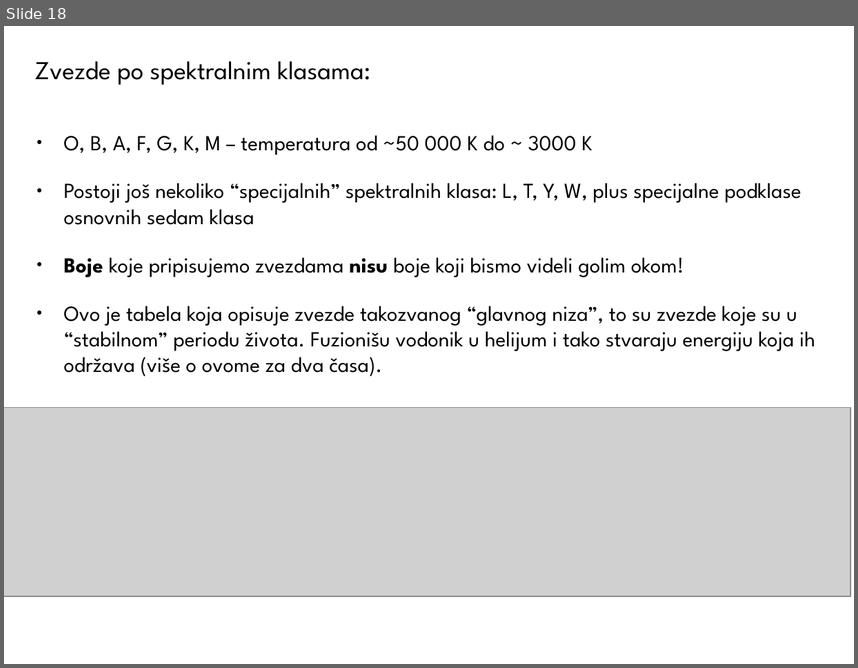
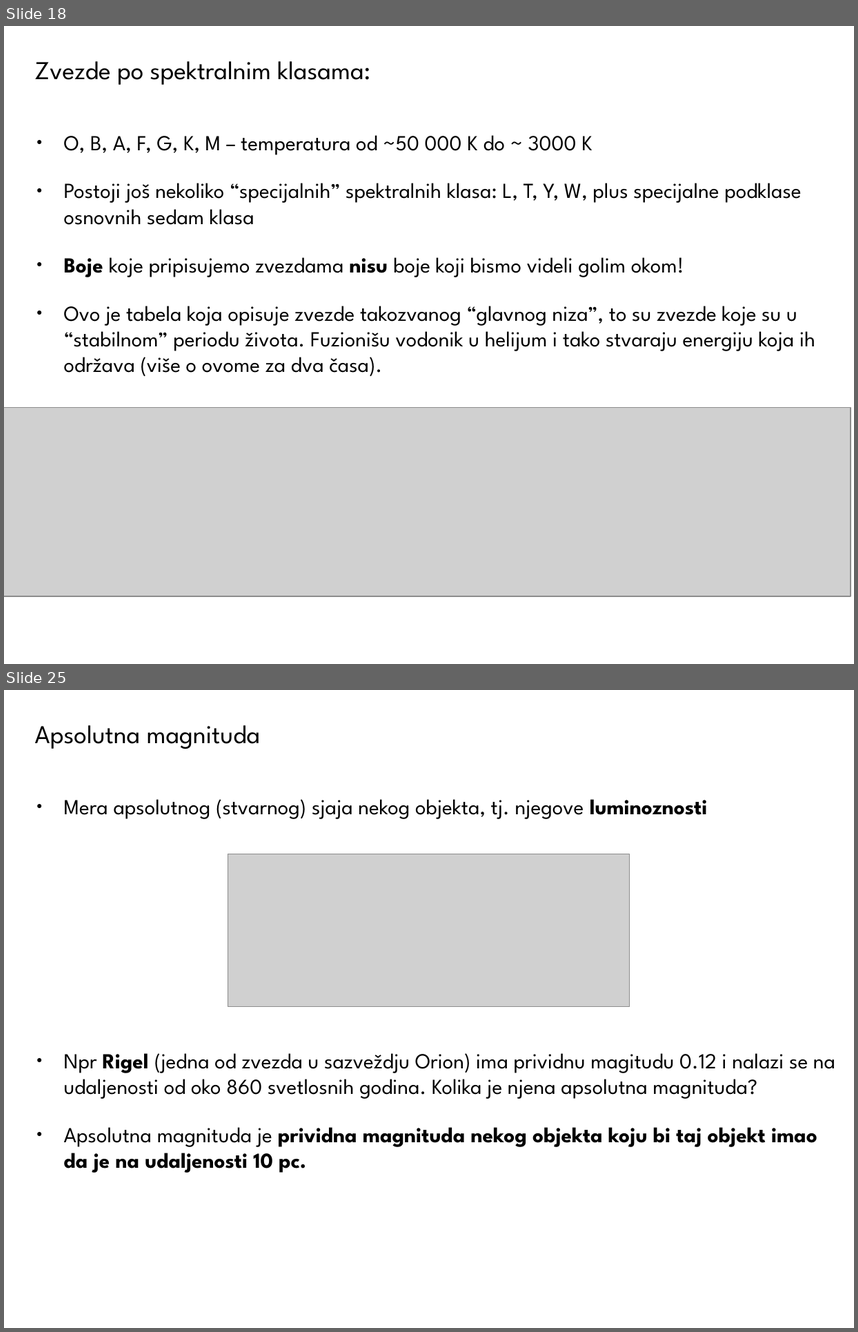
Before and after one commit to ivanzmilic/OPA22, a slide deck: Predavanje_07_Zracenje_Zvezda.odp. Shown one above the other, each under a label of ours: slide 18 before the commit, slides 18 and 25 after it; the slides between them are not shown. The pictures are 858x668 and 858x1332 pixels, drawn with LibreOffice and Linux fonts; fonts in the diff are those of the drawing; grey boxes stand for pictures. Boxes give left, top, right and bottom in pixels: in the first picture for what was removed or moved away, otherwise in the second. Text is boxed around its words. In the diff, an @@ line names an element or a change of style, - is before the commit and + after.

```diff
--- a/Predavanje_07_Zracenje_Zvezda.odp
+++ b/Predavanje_07_Zracenje_Zvezda.odp
@@ slide 25 added at <box>4,690,854,1328</box>, background #FFFFFF @@
@@ title added at <box>35,725,261,749</box>, 24 pt, text #000000 @@
+Apsolutna magnituda
@@ text added at <box>64,799,835,1172</box>, 20 pt, text #000000 @@
+● Mera apsolutnog (stvarnog) sjaja nekog objekta, tj. njegove luminoznosti
+● Npr Rigel (jedna od zvezda u sazveždju Orion) ima prividnu magitudu 0.12 i nalazi se na udaljenosti od oko 860 svetlosnih godina. Kolika je njena apsolutna magnituda?
+● Apsolutna magnituda je prividna magnituda nekog objekta koju bi taj objekt imao da je na udaljenosti 10 pc.
@@ picture added at <box>228,854,631,1007</box> @@
```
Also in this commit, not shown: 1 slide changed, 10 other slides added.
